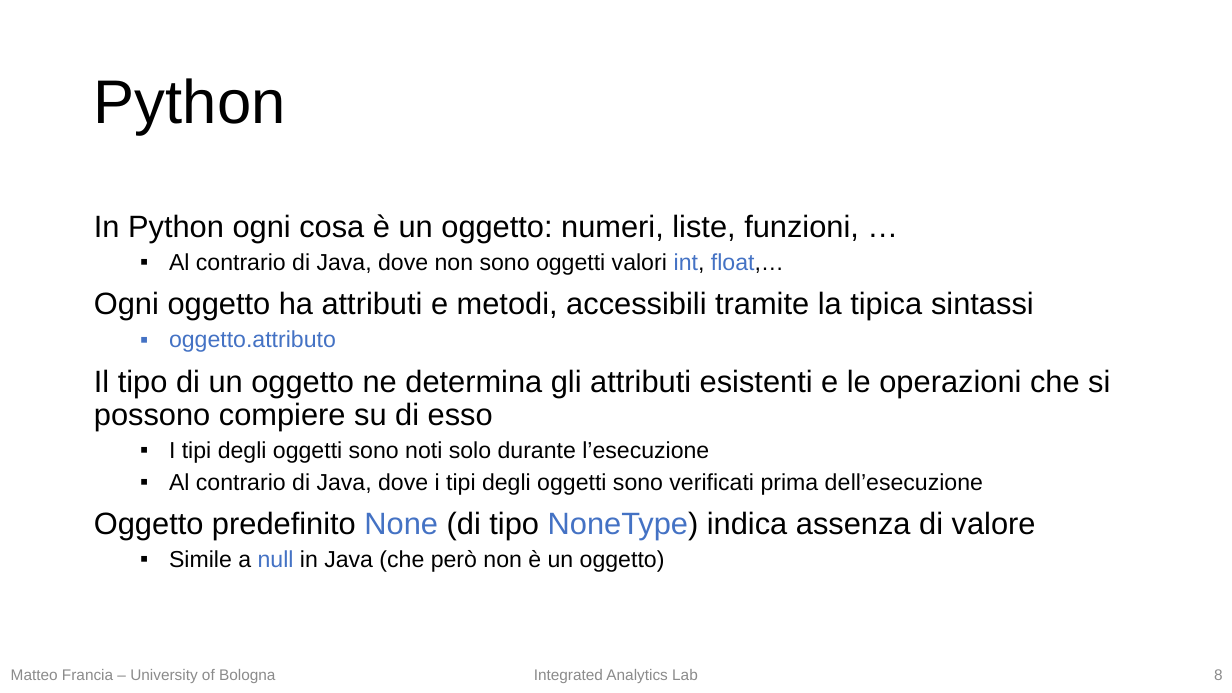
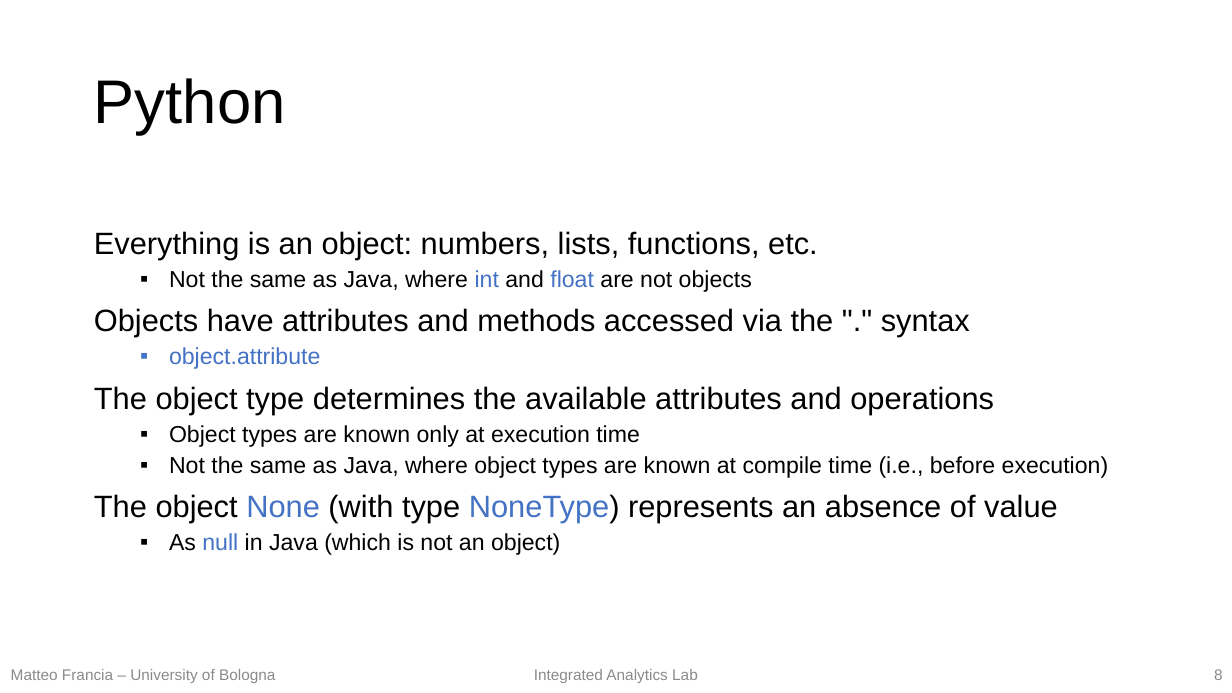
Before and after one commit to w4bo/teaching-handsondatapipelines, a slide deck: slide 8 of 01-MachineLearning/01-slides.pptx. Drawn at 1232x693 pixels with LibreOffice and Linux fonts; fonts in the diff are those of the drawing. Boxes give left, top, right and bottom in pixels: in the first picture for what was removed or moved away, otherwise in the second. Text is boxed around its words. In the diff, an @@ line names an element or a change of style, - is before the commit and + after.

```diff
--- a/01-MachineLearning/01-slides.pptx
+++ b/01-MachineLearning/01-slides.pptx
@@ text at [94,231,1109,555]: text changed @@
-In Python ogni cosa è un oggetto: numeri, liste, funzioni, …
-  ▪ Al contrario di Java, dove non sono oggetti valori int, float,…
-Ogni oggetto ha attributi e metodi, accessibili tramite la tipica sintassi
-  ▪ oggetto.attributo
-Il tipo di un oggetto ne determina gli attributi esistenti e le operazioni che si possono compiere su di esso
-  ▪ I tipi degli oggetti sono noti solo durante l’esecuzione
-  ▪ Al contrario di Java, dove i tipi degli oggetti sono verificati prima dell’esecuzione
-Oggetto predefinito None (di tipo NoneType) indica assenza di valore
-  ▪ Simile a null in Java (che però non è un oggetto)
+Everything is an object: numbers, lists, functions, etc.
+  ▪ Not the same as Java, where int and float are not objects
+Objects have attributes and methods accessed via the "." syntax
+  ▪ object.attribute
+The object type determines the available attributes and operations
+  ▪ Object types are known only at execution time
+  ▪ Not the same as Java, where object types are known at compile time (i.e., before execution)
+The object None (with type NoneType) represents an absence of value
+  ▪ As null in Java (which is not an object)
```
Also in this commit, not shown: 25 other slides changed, 1 slide added, 1 slide removed, 1 other file.
